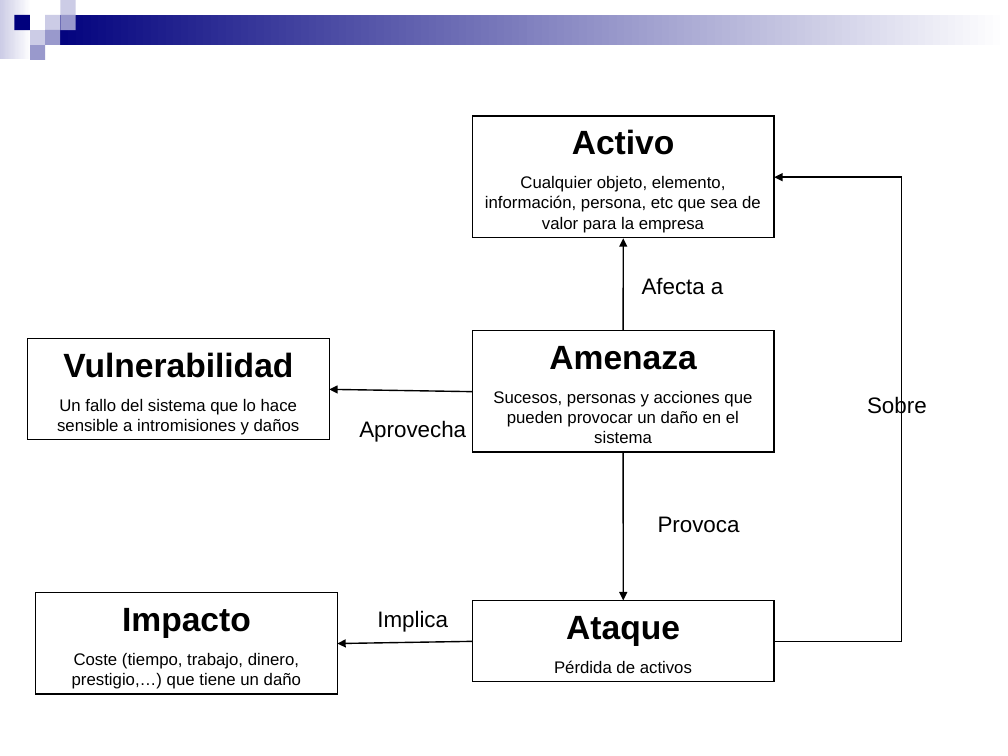
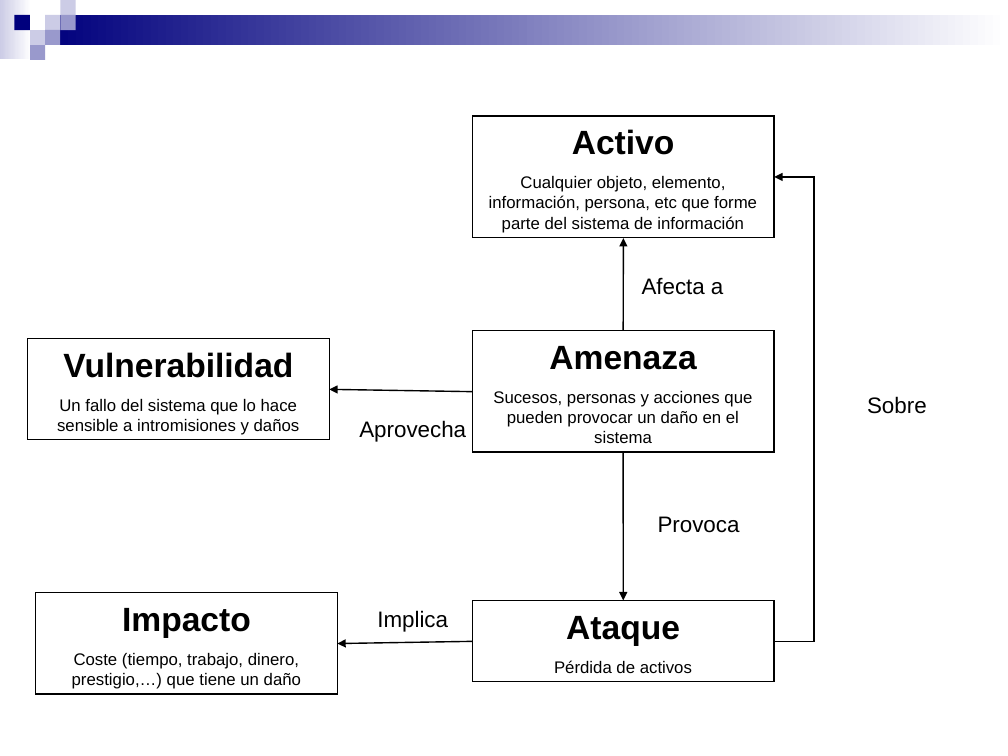
Before and after one commit to alvarogonzalezsotillo/seguridad-informatica-smr2dual, a slide deck: slide 1 of apuntes/1/SI-T-01-Plan de actuación.ppt. Drawn at 1008x756 pixels with LibreOffice and Linux fonts; fonts in the diff are those of the drawing. Boxes give left, top, right and bottom in pixels: in the first picture for what was removed or moved away, otherwise in the second. Text is boxed around its words. In the diff, an @@ line names an element or a change of style, - is before the commit and + after.

```diff
--- a/apuntes/1/SI-T-01-Plan de actuación.ppt
+++ b/apuntes/1/SI-T-01-Plan de actuación.ppt
@@ text in rectangle at (489, 176, 757, 233): text changed @@
-Cualquier objeto, elemento, información, persona, etc que sea de valor para la empresa
+Cualquier objeto, elemento, información, persona, etc que forme parte del sistema de información
@@ elbow arrow (774, 641) - (774, 177): route changed @@
```
Also in this commit, not shown: 1 other slide changed, 1 other file.
